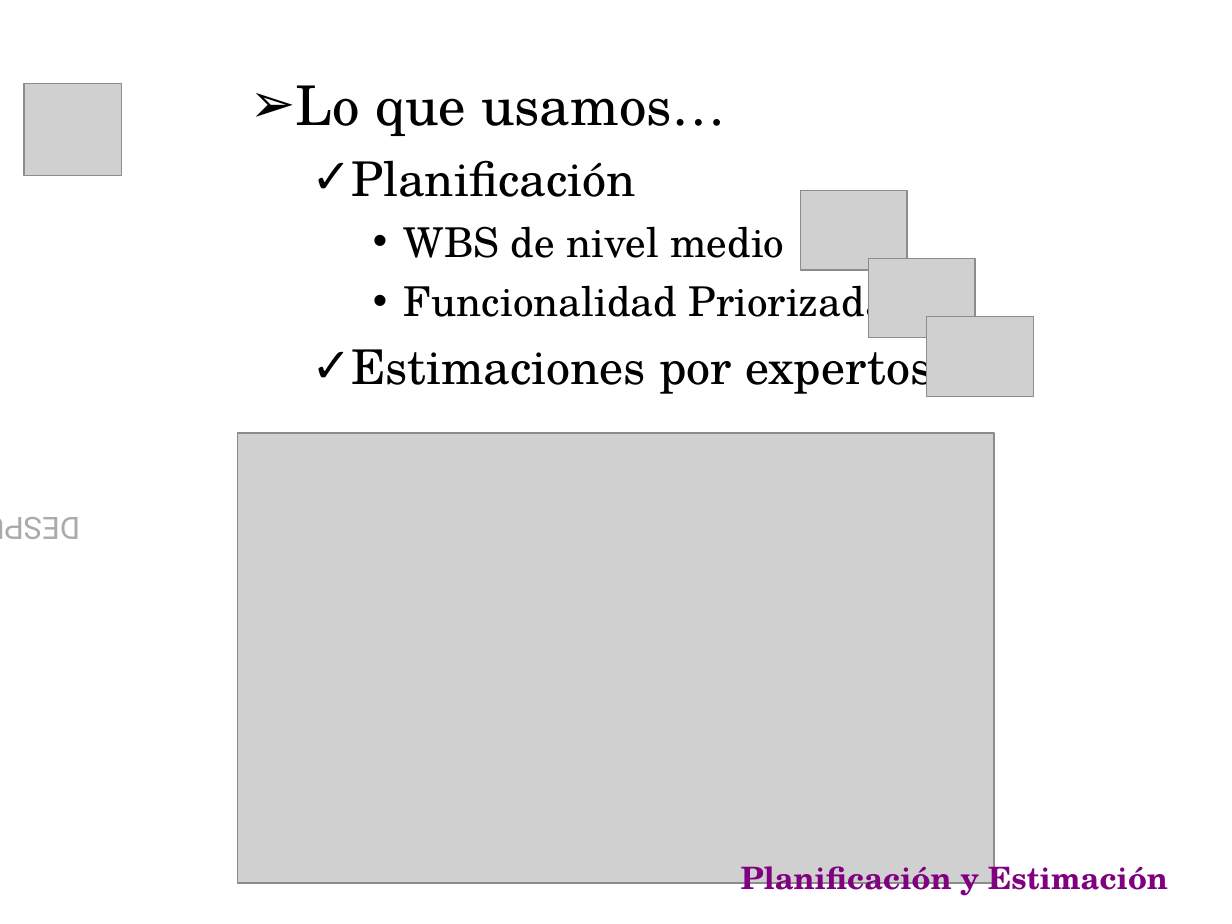
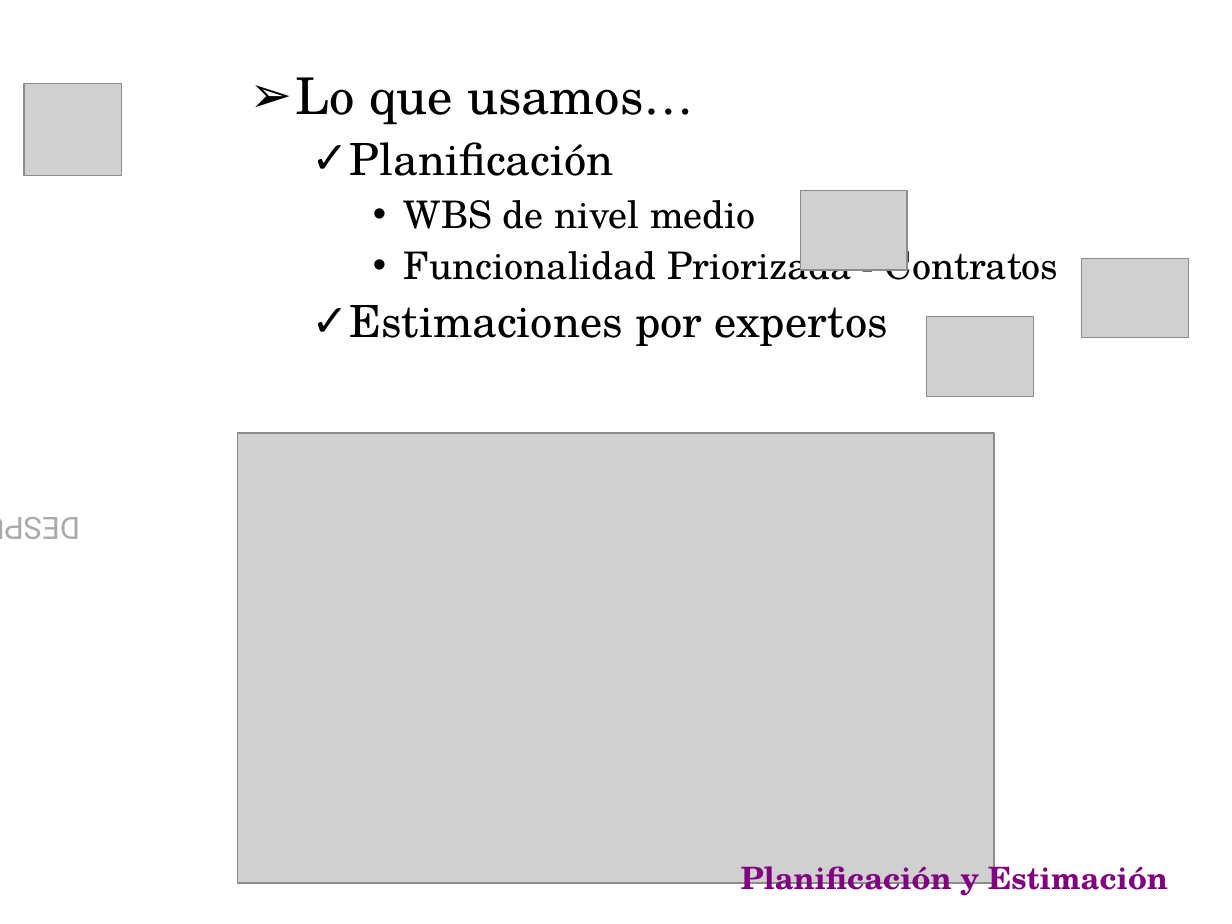
Before and after one commit to emmanuelfls371/softmart7547, a slide deck: slide 4 of docs/CarpetaEntrega/PresFinal.ppt. Drawn at 1232x924 pixels with LibreOffice and Linux fonts; fonts in the diff are those of the drawing; grey boxes stand for pictures; background and template pictures are left out. Boxes give left, top, right and bottom in pixels: in the first picture for what was removed or moved away, otherwise in the second. Text is boxed around its words. In the diff, an @@ line names an element or a change of style, - is before the commit and + after.

Commit message:
Agregado de contenido en planificacion

```diff
--- a/docs/CarpetaEntrega/PresFinal.ppt
+++ b/docs/CarpetaEntrega/PresFinal.ppt
@@ text at [296,77,888,346]: size 32 to 29.6 pt in "Lo que usamos…"; size 28 to 25.9 pt in "Planificación", "Estimaciones por expertos"; size 24 to 22.2 pt in "WBS de nivel medio"; line spacing 1 to 0.9 @@
@@ text at [404,241,1059,280]: text changed; size 24 to 22.2 pt @@
-    • Funcionalidad Priorizada
+    • Funcionalidad Priorizada - Contratos
@@ picture: place and size @@
-picture at [869,259,976,339]
+picture at [1082,259,1189,339]
```
